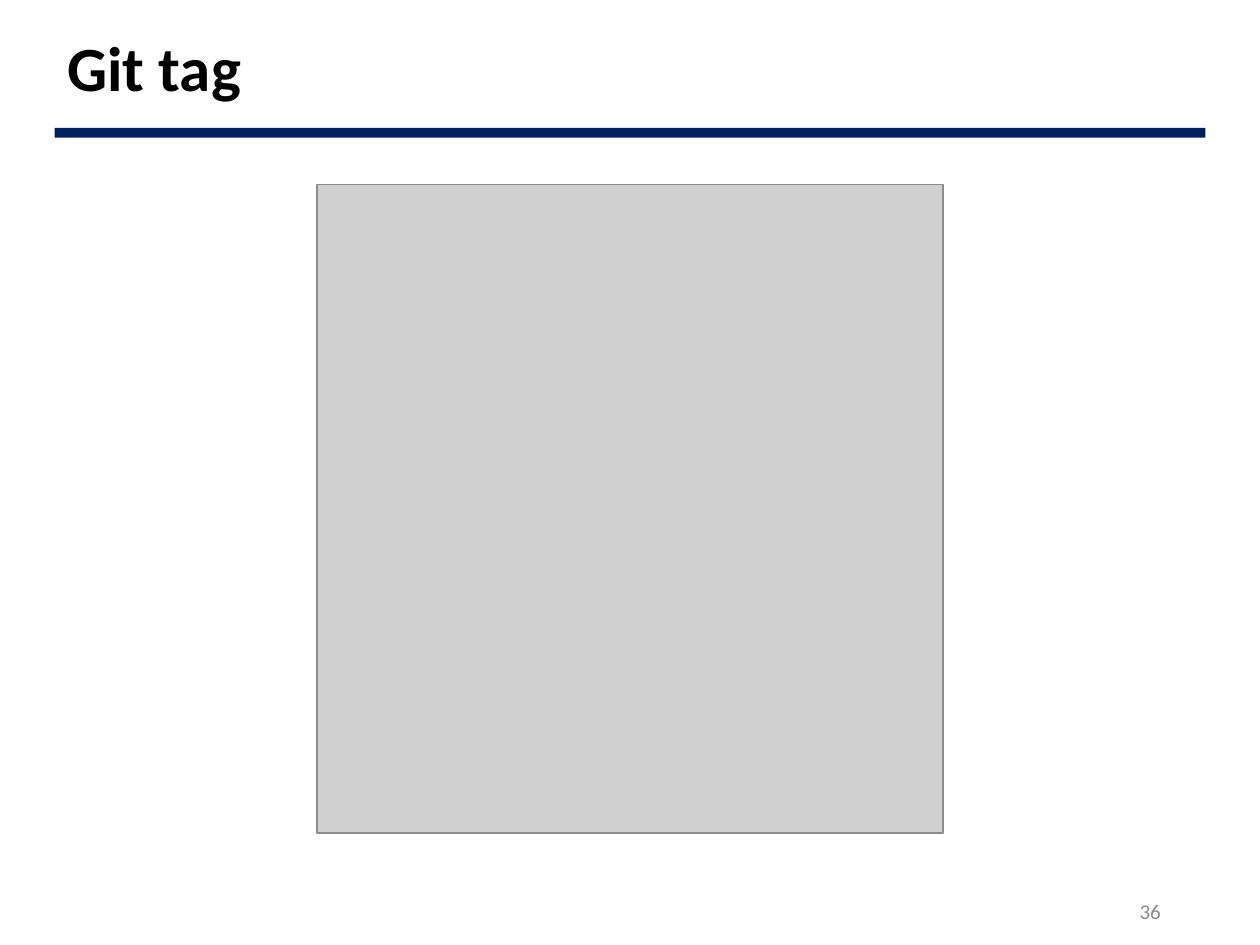
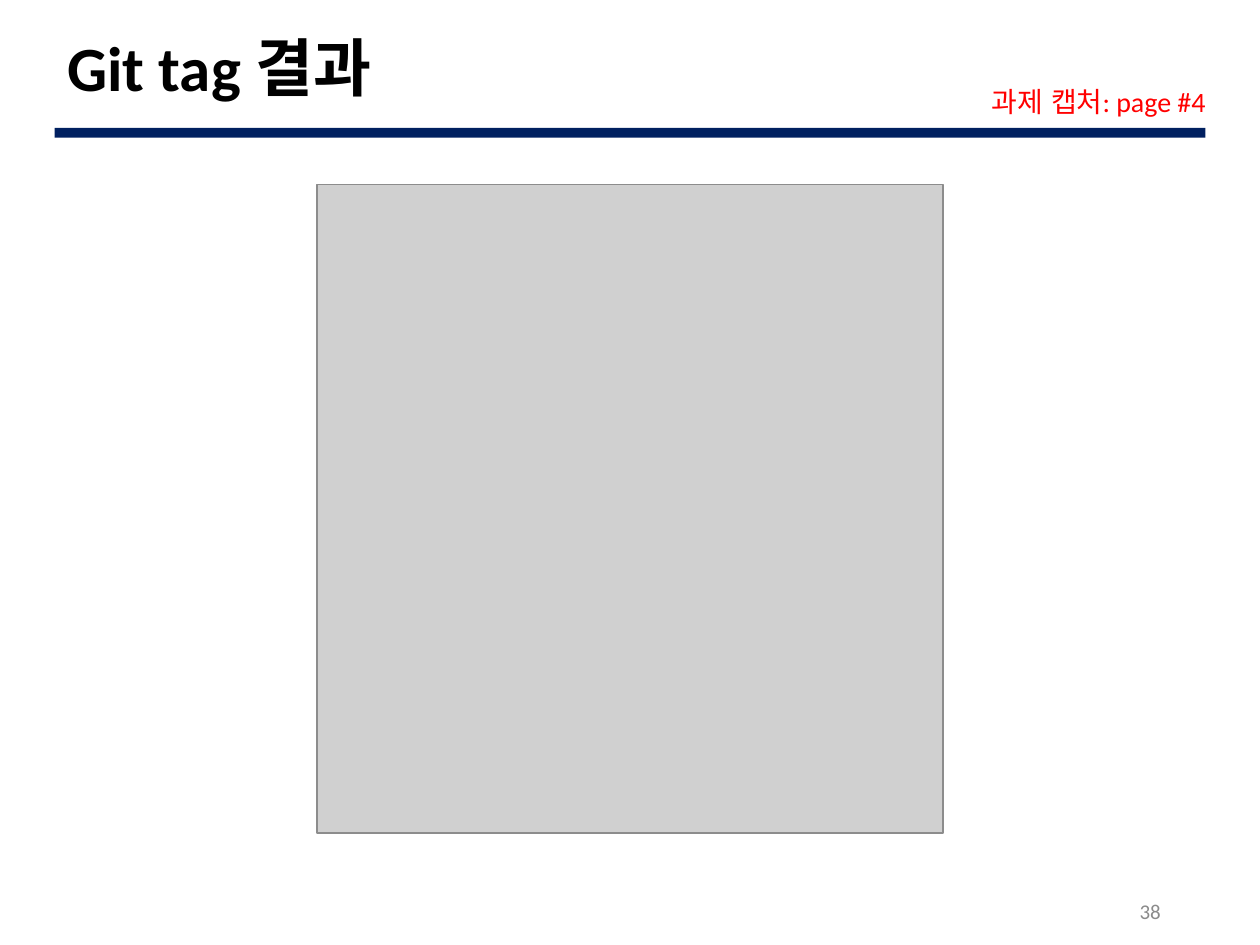
Before and after one commit to JBNU-JEduTools/osscourse, a slide deck: slide 38 of Slides 2020/5. Git 초급.pptx (slide 36 before the commit). Drawn at 1260x945 pixels with LibreOffice and Linux fonts; fonts in the diff are those of the drawing; grey boxes stand for pictures; background and template pictures are left out. Boxes give left, top, right and bottom in pixels: in the first picture for what was removed or moved away, otherwise in the second. Text is boxed around its words. In the diff, an @@ line names an element or a change of style, - is before the commit and + after.

```diff
--- a/Slides 2020/5. Git 초급.pptx
+++ b/Slides 2020/5. Git 초급.pptx
@@ title at box(67, 38, 371, 102): text changed @@
-Git tag
+Git tag 결과
@@ text added at box(992, 89, 1205, 117), 16 pt, text #FF0000 @@
+과제 캡처: page #4
@@ page number at box(1140, 905, 1161, 919): text changed @@
-36
+38
```
Also in this commit, not shown: 13 other slides changed, 4 other files.
